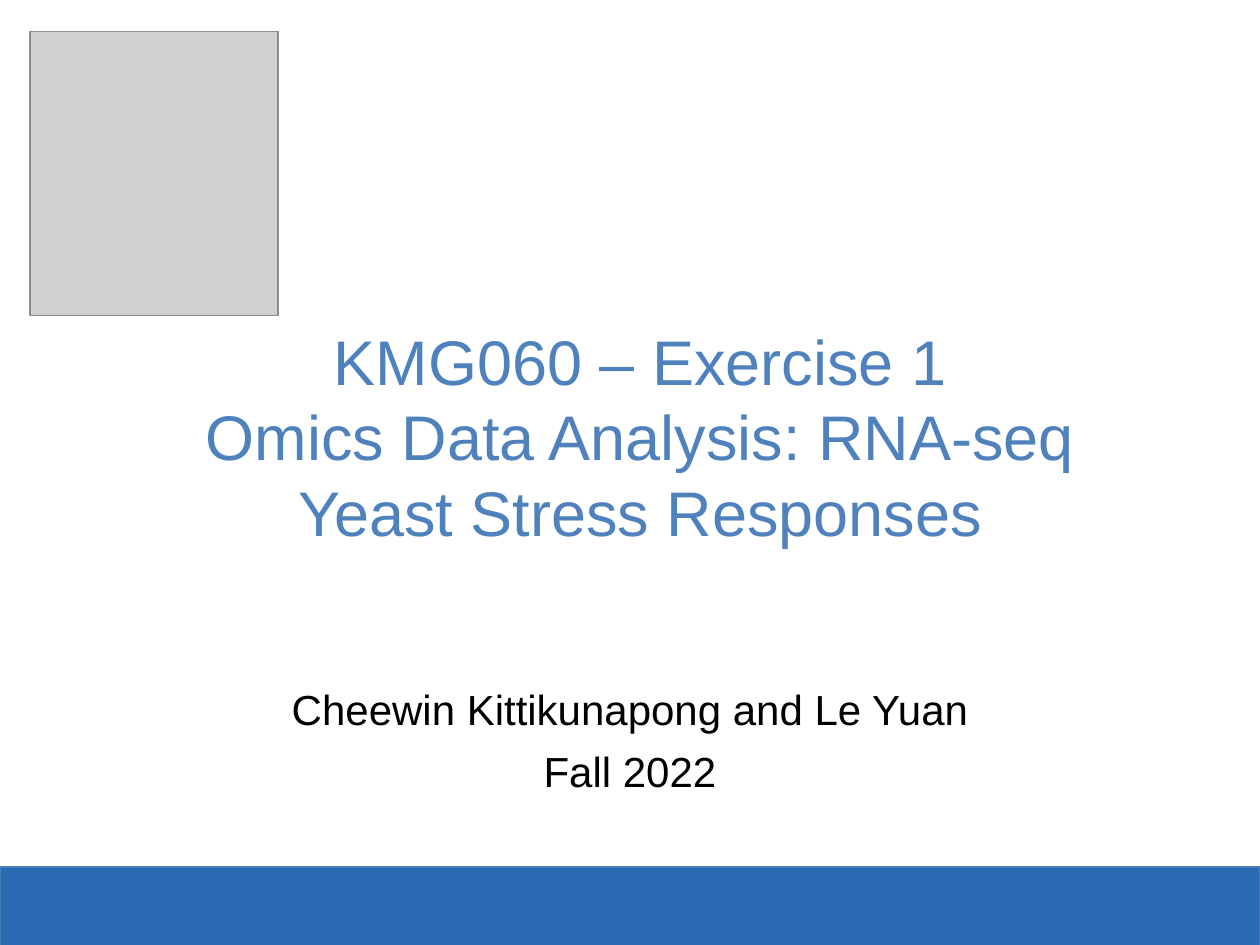
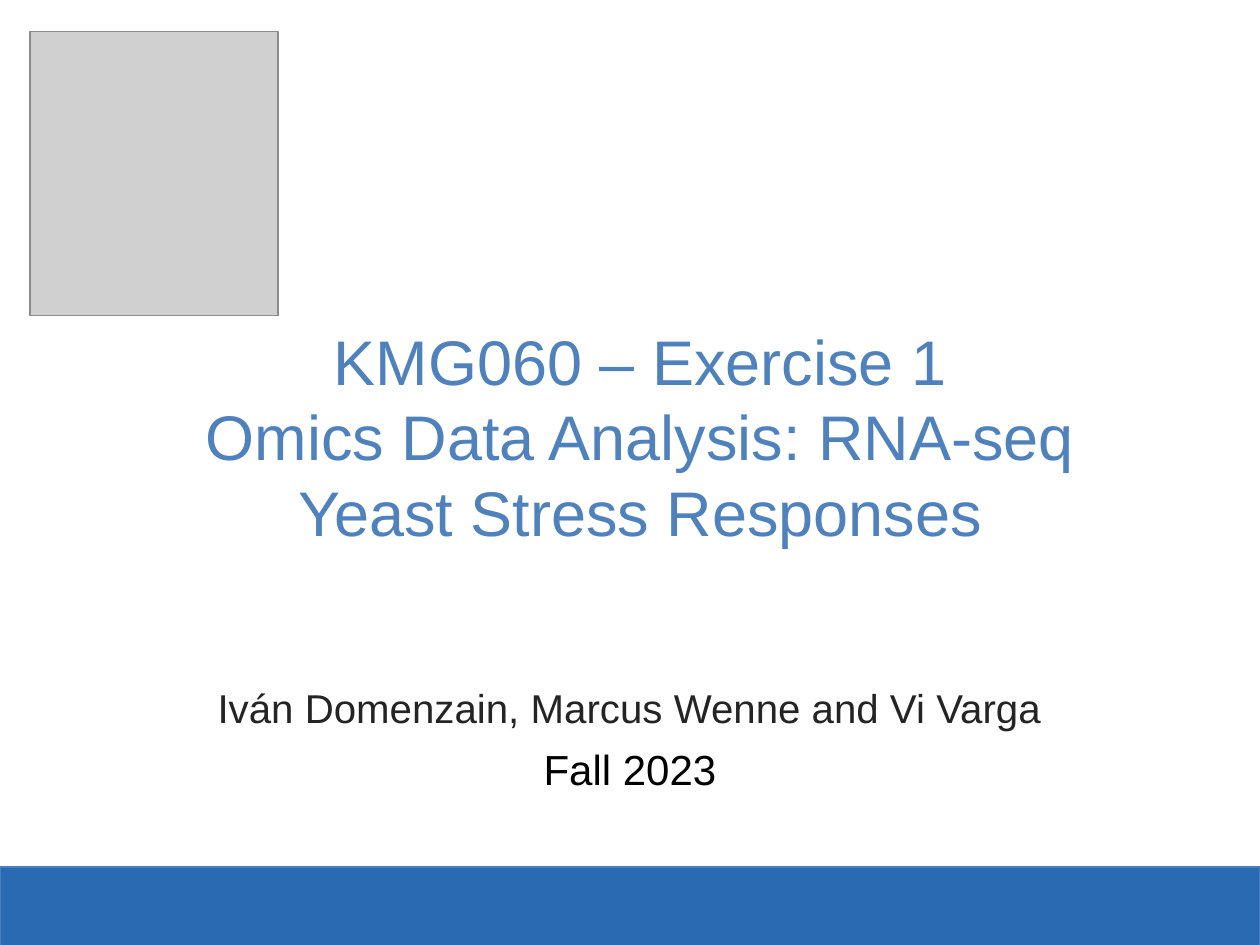
Before and after one commit to SysBioChalmers/KMG060-Systems-Biology-course, a slide deck: slide 1 of Exercise1_RNAseq_Analysis/KMG060-Exercise1.pptx. Drawn at 1260x945 pixels with LibreOffice and Linux fonts; fonts in the diff are those of the drawing; grey boxes stand for pictures; background and template pictures are left out. Boxes give left, top, right and bottom in pixels: in the first picture for what was removed or moved away, otherwise in the second. Text is boxed around its words. In the diff, an @@ line names an element or a change of style, - is before the commit and + after.

```diff
--- a/Exercise1_RNAseq_Analysis/KMG060-Exercise1.pptx
+++ b/Exercise1_RNAseq_Analysis/KMG060-Exercise1.pptx
@@ text at (x1=218, y1=693, x2=1040, y2=786): text changed; size 24 to 23 pt; text colour #000000 to #252424 @@
-Cheewin Kittikunapong and Le Yuan
-Fall 2022
+Iván Domenzain, Marcus Wenne and Vi Varga
+Fall 2023
```
Also in this commit, not shown: 13 other slides changed, 1 slide removed.
